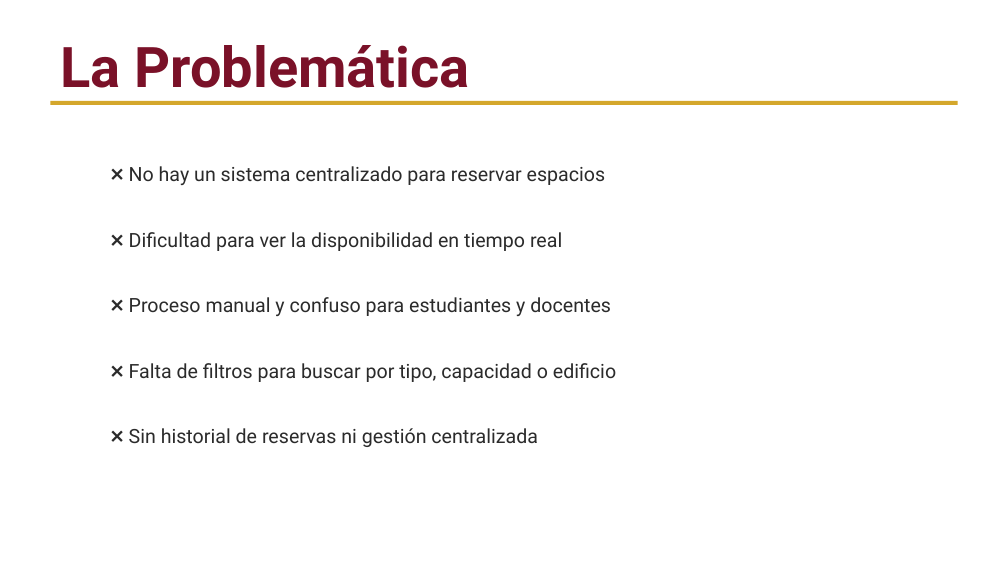
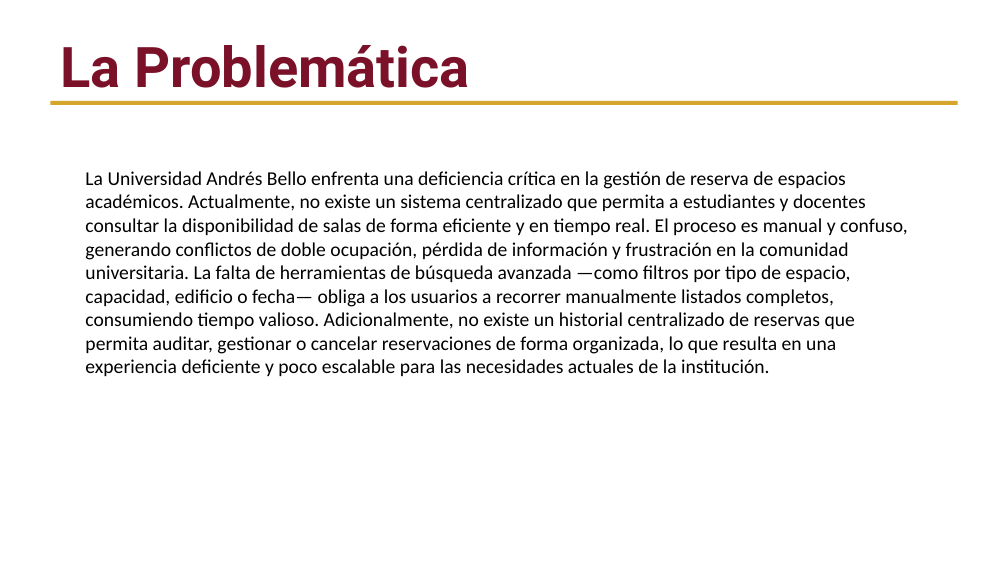
Before and after one commit to Camilo-Quintana/sistema-agenda-salas-universitario, a slide deck: slide 2 of ReservaUNAB_Presentacion.pptx. Drawn at 1008x567 pixels with LibreOffice and Linux fonts; fonts in the diff are those of the drawing. Boxes give left, top, right and bottom in pixels: in the first picture for what was removed or moved away, otherwise in the second. Text is boxed around its words. In the diff, an @@ line names an element or a change of style, - is before the commit and + after.

```diff
--- a/ReservaUNAB_Presentacion.pptx
+++ b/ReservaUNAB_Presentacion.pptx
@@ text at bbox=[85, 171, 908, 376]: text changed; font Roboto to Calibri; text colour #2B2B2B to #000000 @@
-❌ No hay un sistema centralizado para reservar espacios
+La Universidad Andrés Bello enfrenta una deficiencia crítica en la gestión de reserva de espacios académicos. Actualmente, no existe un sistema centralizado que permita a estudiantes y docentes consultar la disponibilidad de salas de forma eficiente y en tiempo real. El proceso es manual y confuso, generando conflictos de doble ocupación, pérdida de información y frustración en la comunidad universitaria. La falta de herramientas de búsqueda avanzada —como filtros por tipo de espacio, capacidad, edificio o fecha— obliga a los usuarios a recorrer manualmente listados completos, consumiendo tiempo valioso. Adicionalmente, no existe un historial centralizado de reservas que permita auditar, gestionar o cancelar reservaciones de forma organizada, lo que resulta en una experiencia deficiente y poco escalable para las necesidades actuales de la institución.
@@ text removed at bbox=[129, 232, 562, 251] @@
-❌ Dificultad para ver la disponibilidad en tiempo real
@@ text removed at bbox=[129, 297, 611, 316] @@
-❌ Proceso manual y confuso para estudiantes y docentes
@@ text removed at bbox=[129, 363, 616, 382] @@
-❌ Falta de filtros para buscar por tipo, capacidad o edificio
@@ text removed at bbox=[129, 428, 538, 447] @@
-❌ Sin historial de reservas ni gestión centralizada
```
Also in this commit, not shown: 1 other slide changed, 2 slides removed.
